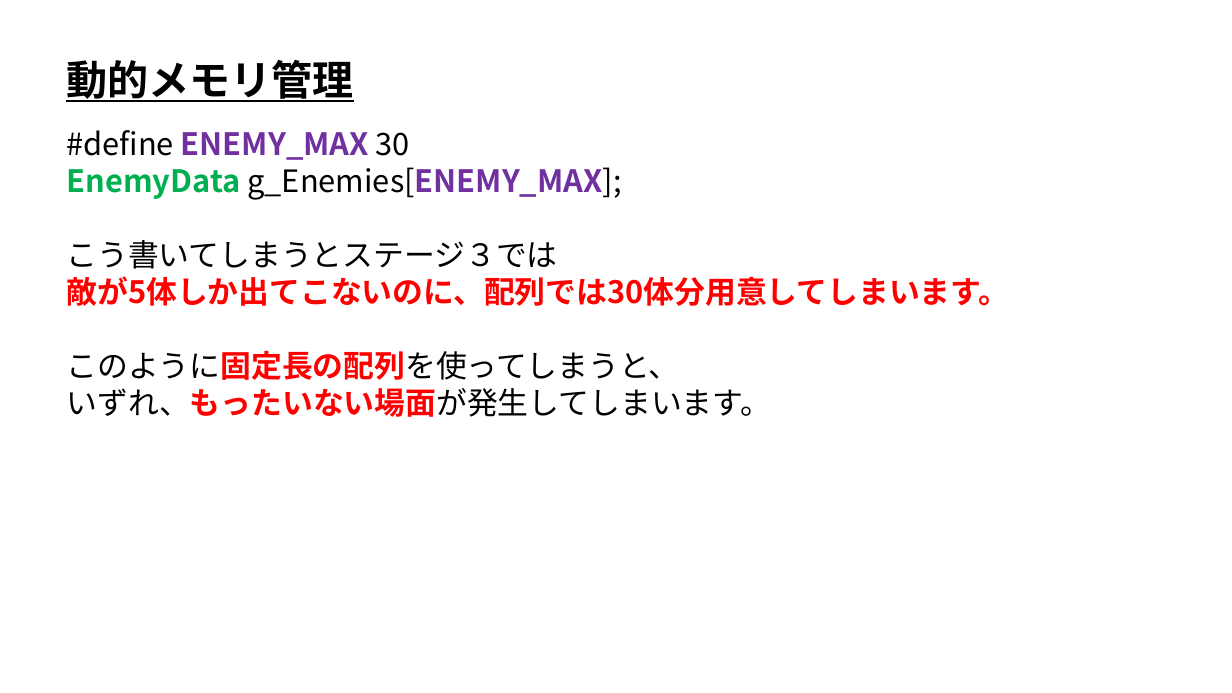
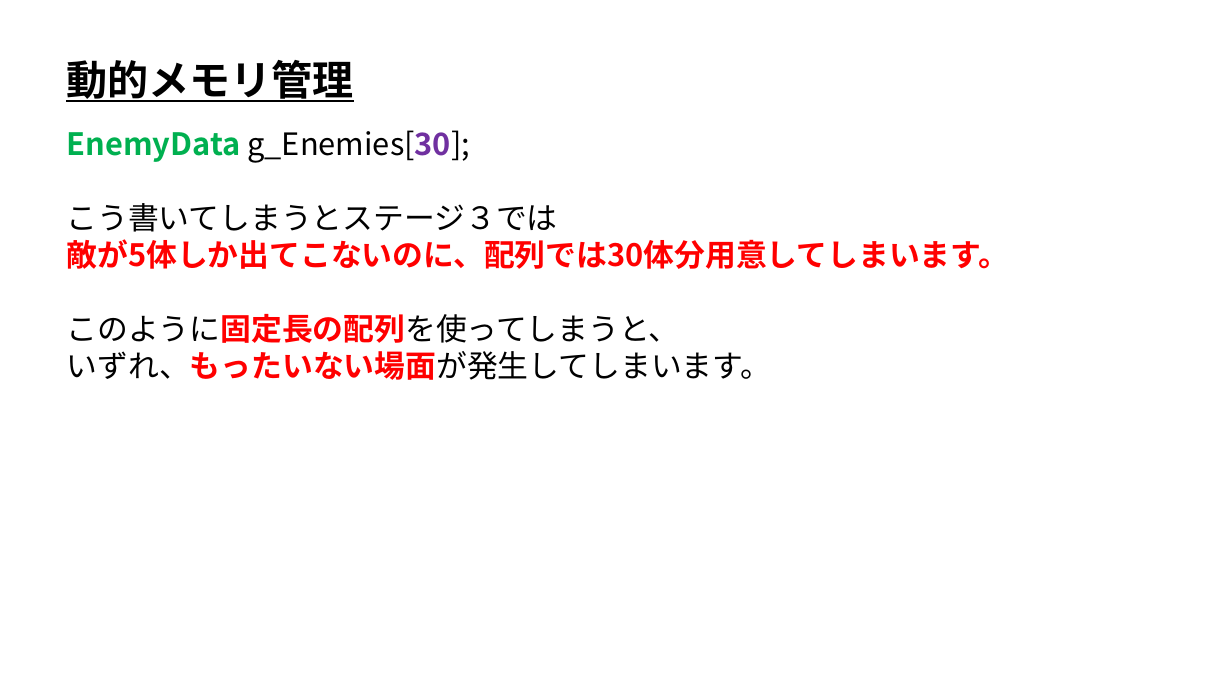
Before and after one commit to ArakiYusuke-Ohara/Textbook, a slide deck: slide 3 of ゲーム科1年/00_前期/プログラミングⅡ/16_動的メモリ管理.pptx. Drawn at 1232x693 pixels with LibreOffice and Linux fonts; fonts in the diff are those of the drawing. Boxes give left, top, right and bottom in pixels: in the first picture for what was removed or moved away, otherwise in the second. Text is boxed around its words. In the diff, an @@ line names an element or a change of style, - is before the commit and + after.

```diff
--- a/ゲーム科1年/00_前期/プログラミングⅡ/16_動的メモリ管理.pptx
+++ b/ゲーム科1年/00_前期/プログラミングⅡ/16_動的メモリ管理.pptx
@@ text at [66, 130, 470, 163]: text changed; bold off @@
-#define ENEMY_MAX 30
-EnemyData g_Enemies[ENEMY_MAX];
+EnemyData g_Enemies[30];
```
Also in this commit, not shown: 1 other slide changed, 4 other files.
